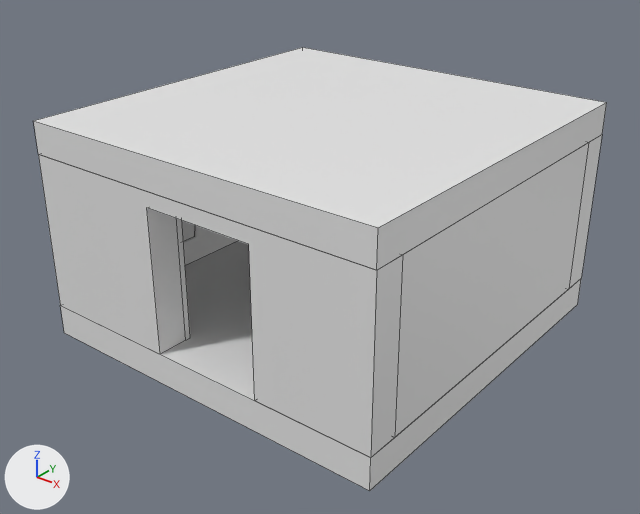
The FBX model Deceptive Perspectives/Assets/Models/Office.fbx: old version first, new version second.
The view is the same before and after, from a 50 mm camera at (16.66, -11.93, 14.4) aimed at (-0.33, 9.31, 1.22). Every picture has the same lights, and +X, +Y and +Z are marked at lower left. Mesh edges are drawn as thin lines on the coarser meshes.

In view in the first picture: 'Back Wall', 'Ceiling', 'Floor', 'Front Wall', 'Left Wall', 'Right Wall'.
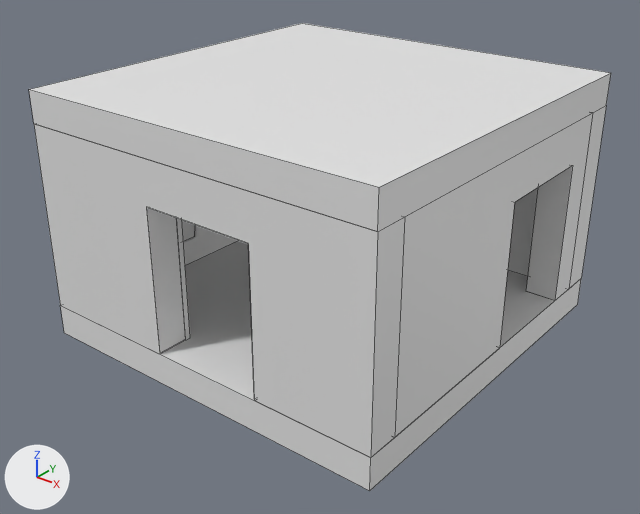
What the commit changed:
me_cube_003 is used by ob_right_wall; location (5.49, 10.08, 2.26).
me_cube_003 had 8 vertices, 6 faces and spanned x -0.55..0.55, y -5.5..5.5, z -2.75..2.75.
me_cube_003 now has 20 vertices, 12 faces and spans x -0.55..0.55, y -5.5..5.5, z -2.75..3.75.
Part 3, on me_cube_003:
3 faces are deleted.
4 vertices in x -0.55..0.55, y -5.5..5.5, z 2.75 move by (0.0, 0.0, 1.0).
6 vertices are added at (-0.55, 0.38, -2.75), (-0.55, 4.38, -2.75), (-0.55, 0.38, -2.72), (-0.55, 4.38, -2.72), (-0.55, 4.38, 2.25), (-0.55, 0.38, 2.25).
6 new vertices lie (1.1, 0.0, 0.0) away from vertices in x -0.55, y 0.38..4.38, z -2.75..2.25.
9 new faces join them.
me_cube_004 is used by ob_back_wall; location (-0.56, 16.13, 2.26).
me_cube_004 had 8 vertices, 6 faces and spanned x -6.6..6.6, y -0.55..0.55, z -2.75..2.75.
me_cube_004 now has 16 vertices, 10 faces and spans x -6.6..6.6, y -0.55..0.55, z -2.75..3.75.
Part 1, on me_cube_004:
3 faces are deleted.
4 vertices in x -6.6..6.6, y -0.55..0.55, z 2.75 move by (0.0, 0.0, 1.0).
8 vertices are added at x -4.74..-0.74, y -0.55..0.55, z -2.75..2.25.
7 new faces join them.
me_cube_026 has 28 vertices, 21 faces and spans x -6.6..6.6, y -0.55..0.75, z -2.96..2.75.
me_cube_026 is used by ob_front_wall; location (-0.56, 4.03, 2.26).
Verts and faces of me_cube_026; kept vertices keep their numbers, new ones are numbered from 28.
Before the commit, vertices of me_cube_026: 0 (6.6, -0.55, 2.75) at pixel (376, 270), 1 (6.6, 0.55, 2.75) at pixel (402, 254), 2 (-6.6, -0.55, 2.75) at pixel (38, 154), 3 (-6.6, 0.55, 2.75).
Part 2, on me_cube_026:
Vertices 0 to 3 move by (0.0, 0.0, 1.0).
Object 'Ceiling' (ob_ceiling) moves from (-0.56, 10.08, 5.56) to (-0.56, 10.08, 6.56).

Location of each change, [x1, y1, x2, y2] in pixels of the pictures (640 x 514 px):
'Ceiling', moved
    before: [34, 47, 607, 270]
    after: [29, 23, 611, 231]
'Front Wall', reshaped (10% taller)
    before: [38, 154, 403, 458]
    after: [34, 124, 405, 458]
'Right Wall', reshaped (10% taller)
    before: [395, 142, 589, 437]
    after: [395, 113, 593, 437]
'Back Wall', reshaped
    before: [569, 134, 602, 288]
    after: [508, 106, 606, 288]
